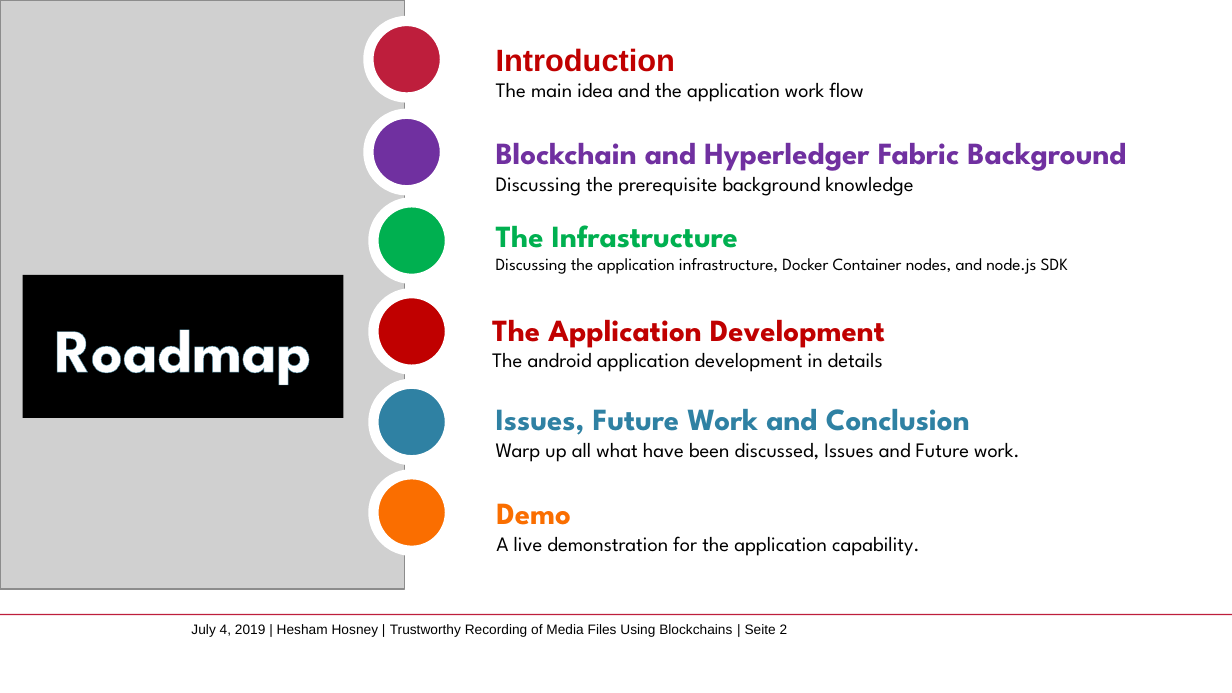
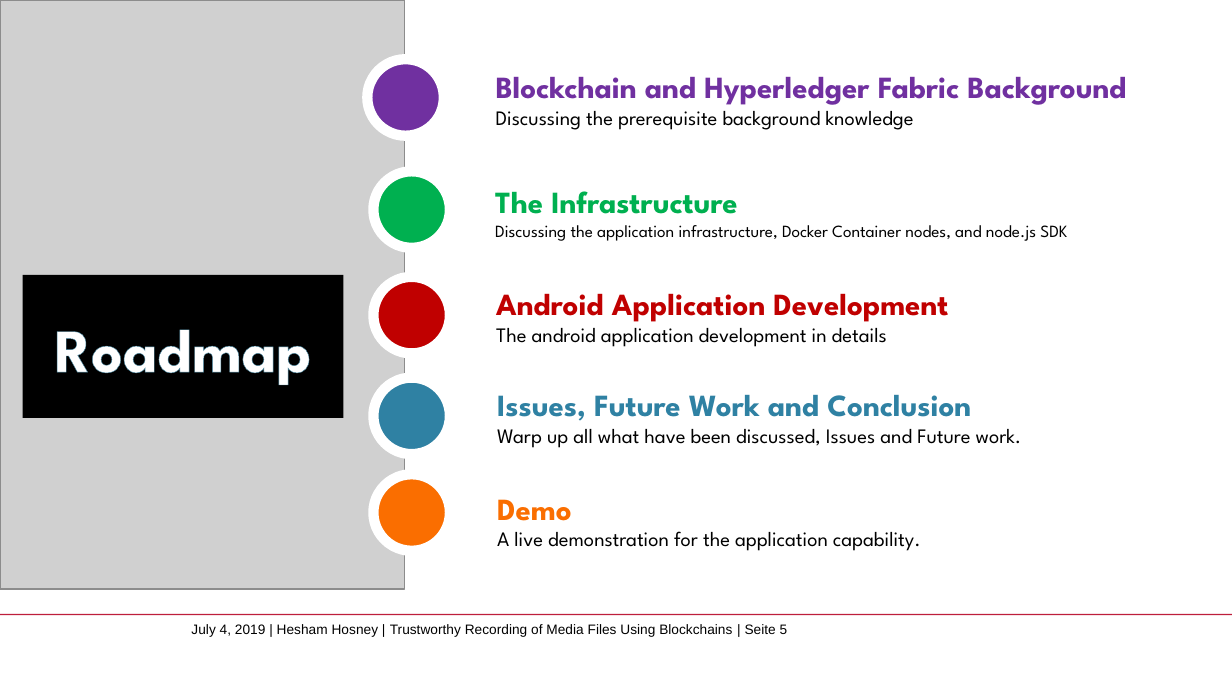
Before and after one commit to whosham/FakeNewsDetection, a slide deck: slide 5 of FakeNewsDetection.pptx (slide 2 before the commit). Drawn at 1232x693 pixels with LibreOffice and Linux fonts; fonts in the diff are those of the drawing; grey boxes stand for pictures; background and template pictures are left out. Boxes give left, top, right and bottom in pixels: in the first picture for what was removed or moved away, otherwise in the second. Text is boxed around its words. In the diff, an @@ line names an element or a change of style, - is before the commit and + after.

```diff
--- a/FakeNewsDetection.pptx
+++ b/FakeNewsDetection.pptx
@@ ellipse removed at (368,21,445,97) @@
@@ ellipse: place and size @@
-ellipse at (368,113,445,190)
+ellipse at (367,59,444,136)
@@ text removed at (496,48,864,102) @@
-Introduction
-The main idea and the application work flow
@@ text "Blockchain and Hyperledger Fabric Background": place and size @@
-text "Blockchain and Hyperledger Fabric Background" at (496,143,1126,196)
+text "Blockchain and Hyperledger Fabric Background" at (496,77,1126,130)
@@ ellipse: place and size @@
-ellipse at (373,202,450,278)
+ellipse at (373,171,450,248)
@@ text "The Infrastructure": place and size @@
-text "The Infrastructure" at (496,225,1068,274)
+text "The Infrastructure" at (495,191,1067,241)
@@ ellipse: place and size @@
-ellipse at (373,293,450,370)
+ellipse at (373,277,450,354)
@@ text "Android Application Development": place and size @@
-text "Android Application Development" at (492,319,885,372)
+text "Android Application Development" at (496,293,948,347)
@@ text at (496,293,948,322): text changed @@
-The Application Development
+Android Application Development
@@ ellipse: place and size @@
-ellipse at (373,383,450,460)
+ellipse at (373,378,450,455)
@@ text "Issues, Future Work and Conclusion": place and size @@
-text "Issues, Future Work and Conclusion" at (496,409,1020,462)
+text "Issues, Future Work and Conclusion" at (497,395,1022,448)
@@ text "Demo": place and size @@
-text "Demo" at (496,503,920,556)
+text "Demo" at (497,499,921,551)
@@ text at (191,624,788,637): text changed @@
-July 4, 2019 | Hesham Hosney | Trustworthy Recording of Media Files Using Blockchains | Seite 2
+July 4, 2019 | Hesham Hosney | Trustworthy Recording of Media Files Using Blockchains | Seite 5
```
Also in this commit, not shown: 23 other slides changed, 14 slides added, 3 slides removed, 5 other files.
